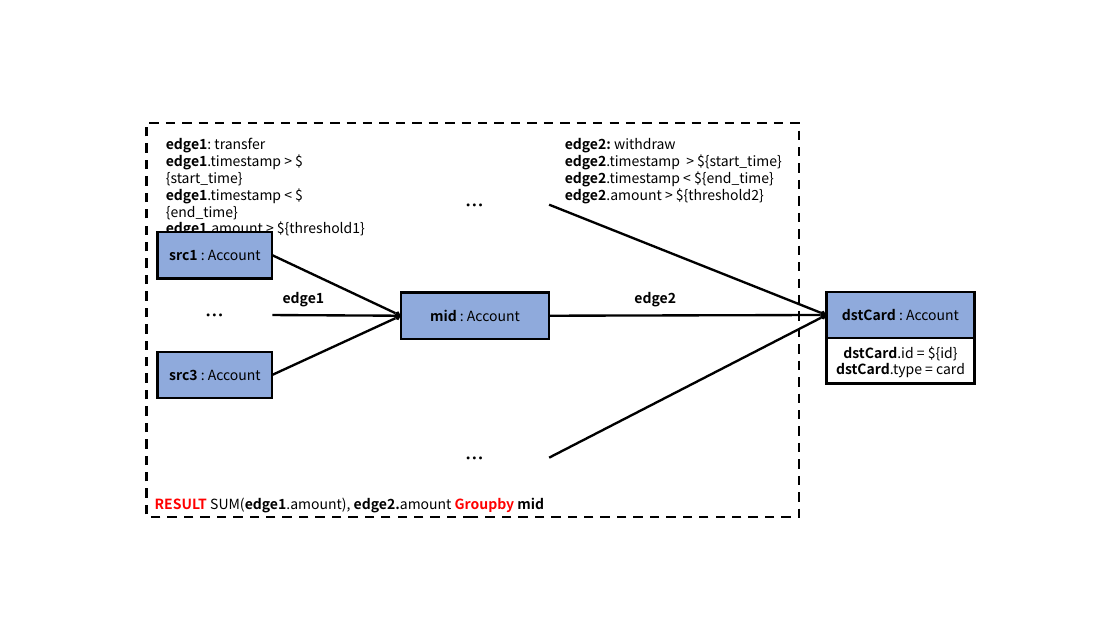
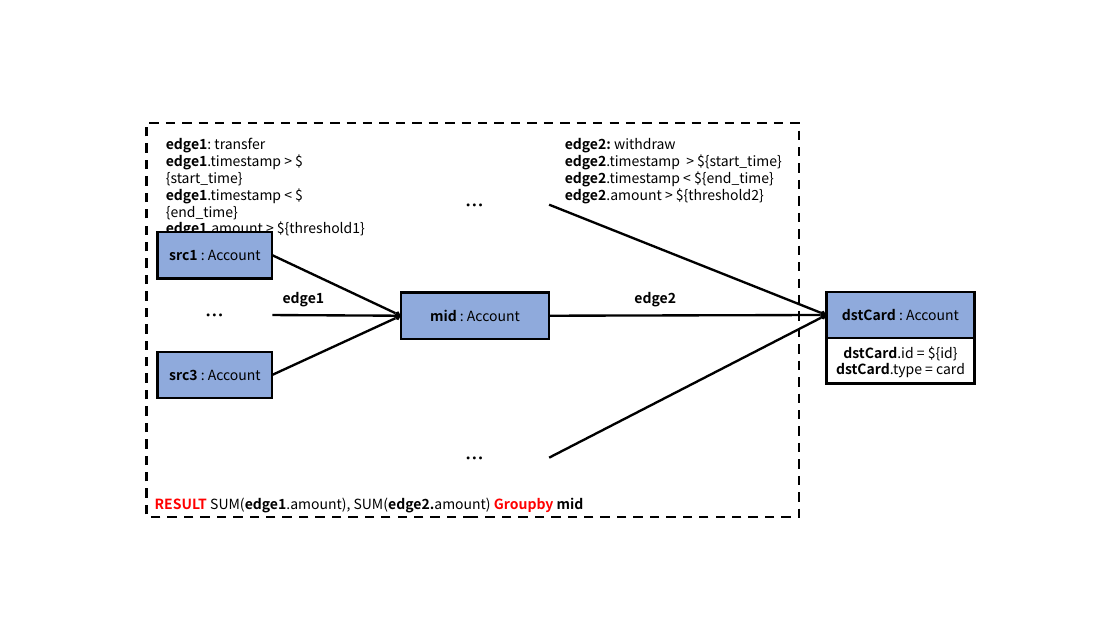
Before and after one commit to ldbc/ldbc_finbench_docs, a slide deck: slide 6 of patterns/transaction-complex-read.pptx. Drawn at 1120x630 pixels with LibreOffice and Linux fonts; fonts in the diff are those of the drawing. Boxes give left, top, right and bottom in pixels: in the first picture for what was removed or moved away, otherwise in the second. Text is boxed around its words. In the diff, an @@ line names an element or a change of style, - is before the commit and + after.

```diff
--- a/patterns/transaction-complex-read.pptx
+++ b/patterns/transaction-complex-read.pptx
@@ text in rectangle at [155,497,584,513]: text changed @@
-RESULT SUM(edge1.amount), edge2.amount Groupby mid
+RESULT SUM(edge1.amount), SUM(edge2.amount) Groupby mid
```
Also in this commit, not shown: 5 other files.
